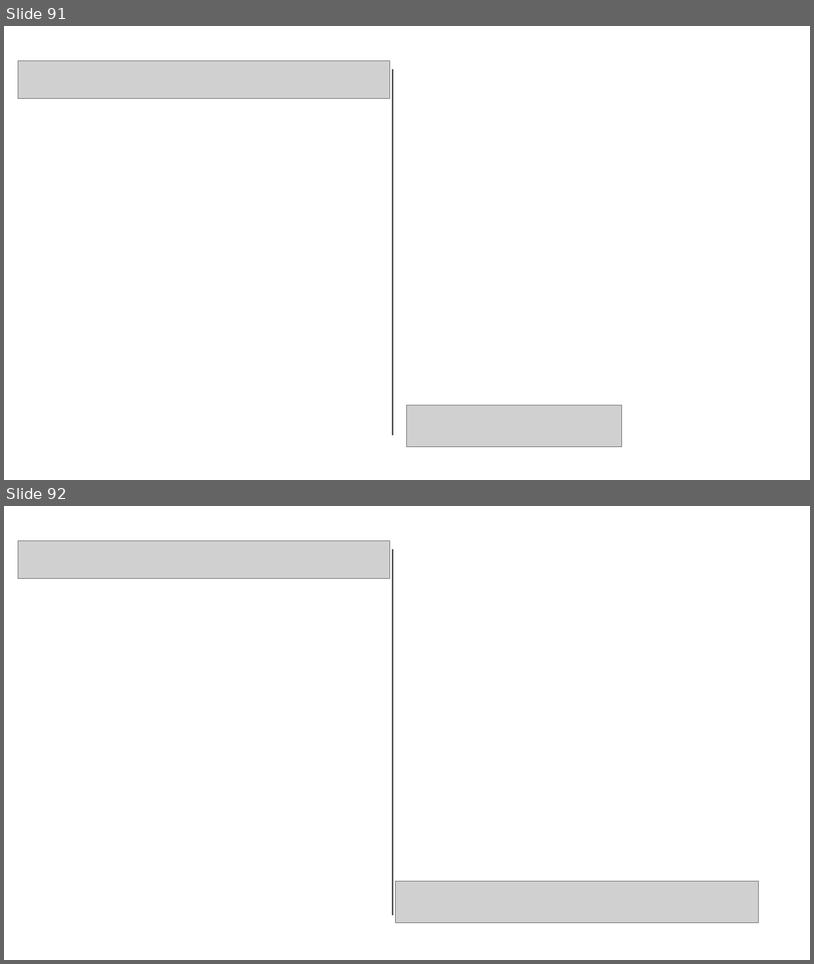
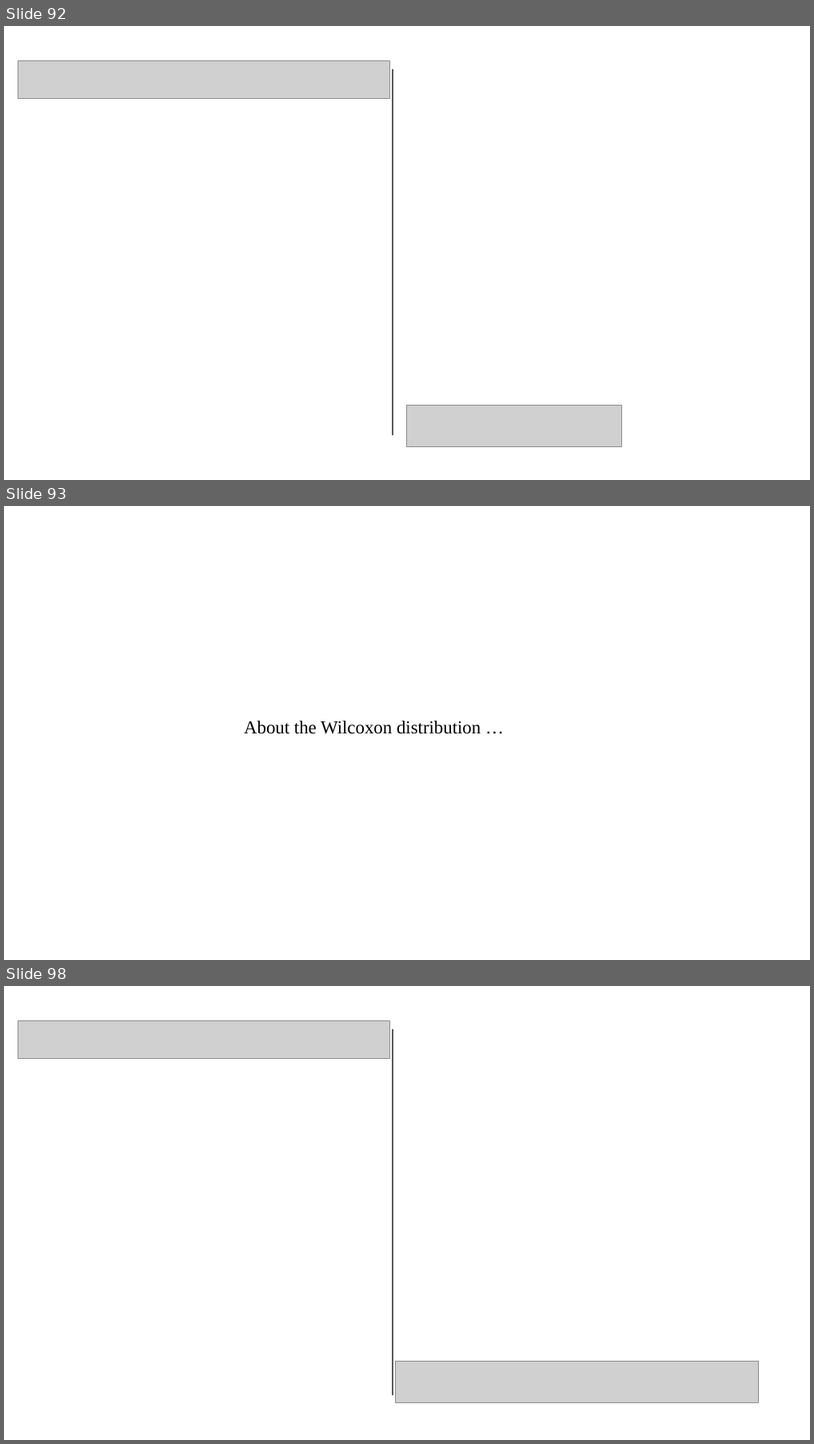
Before and after one commit to pvermees/geostats, a slide deck: slides/quizzes.odp. Shown one above the other, each under a label of ours: slides 91 and 92 before the commit, slides 92, 93 and 98 after it; the slides between them are not shown. The pictures are 814x964 and 814x1444 pixels, drawn with LibreOffice and Linux fonts; fonts in the diff are those of the drawing; grey boxes stand for pictures. Boxes give left, top, right and bottom in pixels: in the first picture for what was removed or moved away, otherwise in the second. Text is boxed around its words. In the diff, an @@ line names an element or a change of style, - is before the commit and + after.

```diff
--- a/slides/quizzes.odp
+++ b/slides/quizzes.odp
@@ slide 93 added at (4,506,810,960), background #FFFFFF @@
@@ text added at (244,720,481,734), 18 pt, text #000000 @@
+About the Wilcoxon distribution …
@@ what was slide 91 is now slide 92 @@
@@ what was slide 92 is now slide 98 @@
```
Also in this commit, not shown: 5 other slides added, 3 other files.
